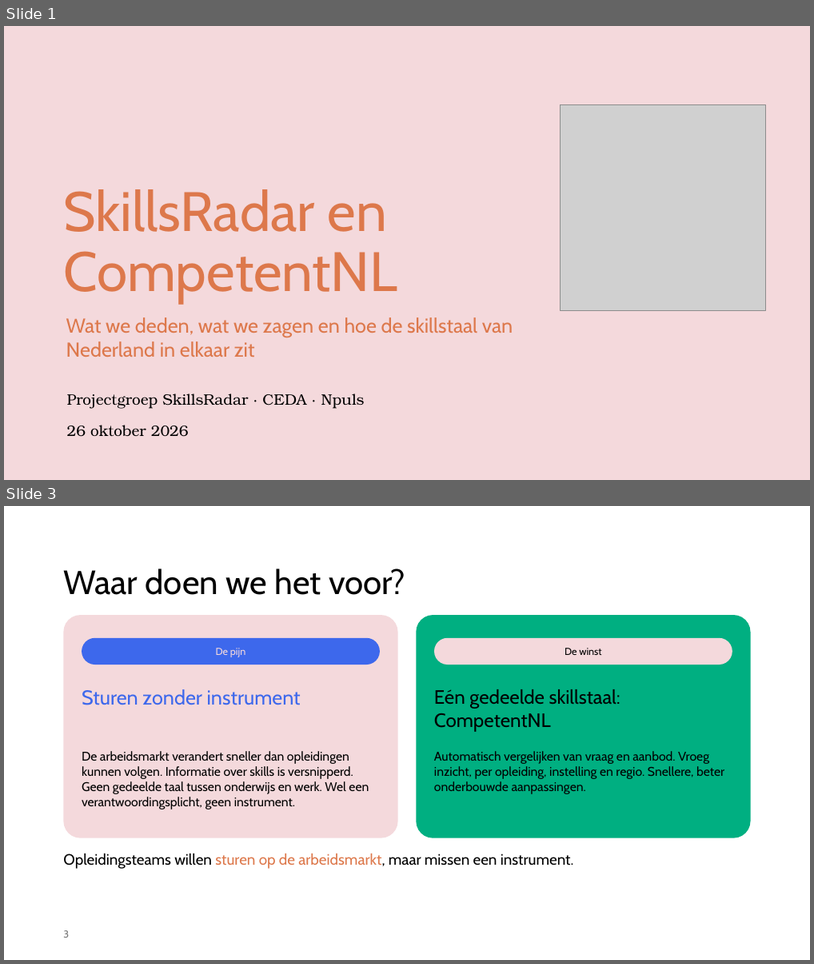
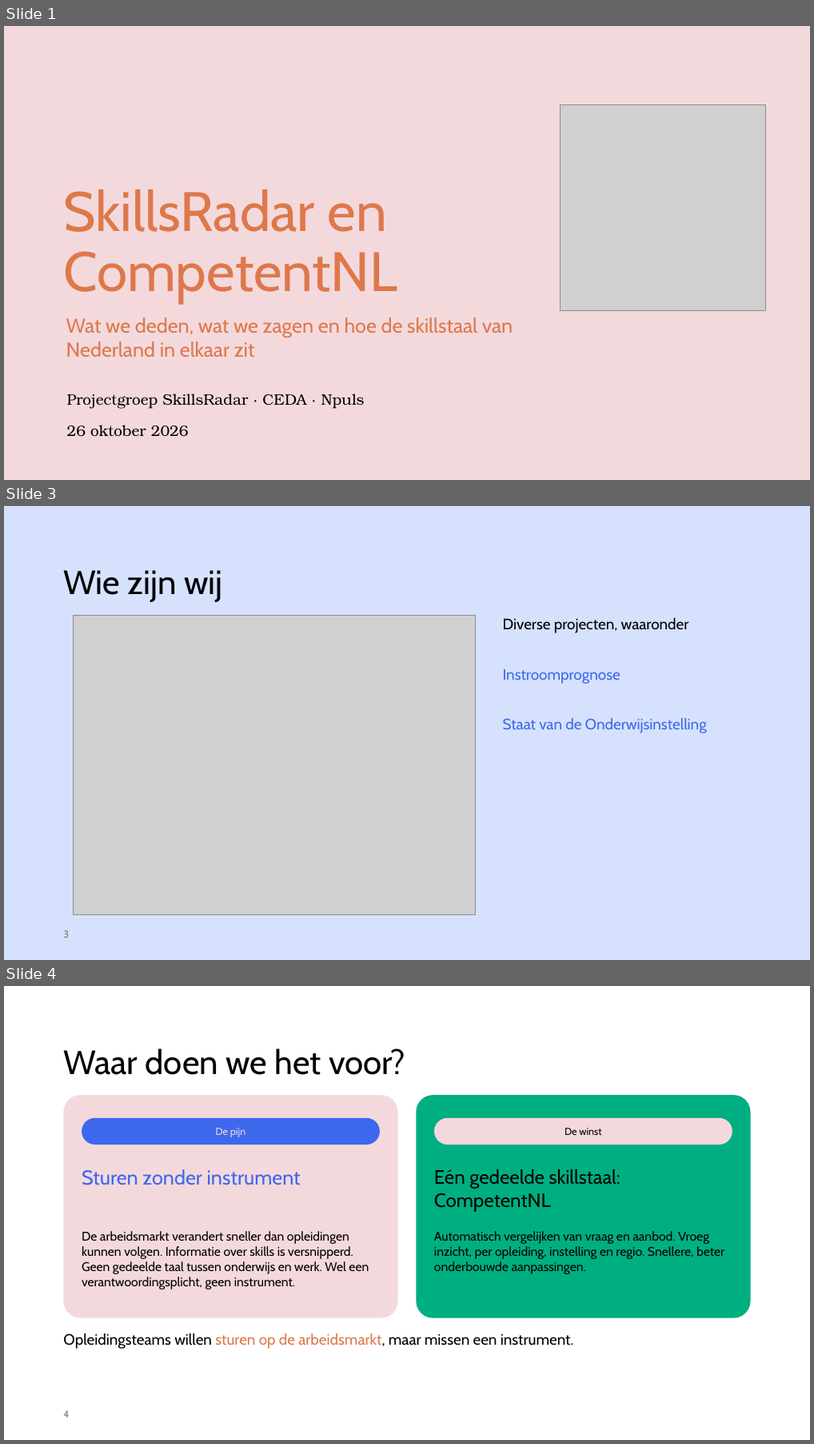
Before and after one commit to cedanl/clidev-presentaties, a slide deck: exports/261026_skillsradar_competentnl/261026_skillsradar_competentnl.pptx. Shown one above the other, each under a label of ours: slides 1 and 3 before the commit, slides 1, 3 and 4 after it; the slides between them are not shown. The pictures are 814x964 and 814x1444 pixels, drawn with LibreOffice and Linux fonts; fonts in the diff are those of the drawing; grey boxes stand for pictures; background and template pictures are left out. Boxes give left, top, right and bottom in pixels: in the first picture for what was removed or moved away, otherwise in the second. Text is boxed around its words. In the diff, an @@ line names an element or a change of style, - is before the commit and + after.

```diff
--- a/exports/261026_skillsradar_competentnl/261026_skillsradar_competentnl.pptx
+++ b/exports/261026_skillsradar_competentnl/261026_skillsradar_competentnl.pptx
@@ slide 3 added at <box>4,506,810,960</box>, background #D6E2FD @@
@@ title added at <box>63,570,222,602</box>, 40 pt, text #000000 @@
+Wie zijn wij
@@ picture added at <box>73,615,476,914</box> @@
@@ text added at <box>503,617,707,733</box>, 18 pt, text #3D68EC @@
+Diverse projecten, waaronder
+Instroomprognose
+Staat van de Onderwijsinstelling
@@ page number added at <box>63,930,69,937</box>, 12 pt, text #797979 @@
+3
@@ what was slide 3 is now slide 4 @@
@@ page number at <box>63,1410,69,1417</box>: text changed @@
-3
+4
```
Also in this commit, not shown: 1 slide changed, 2 other files.
